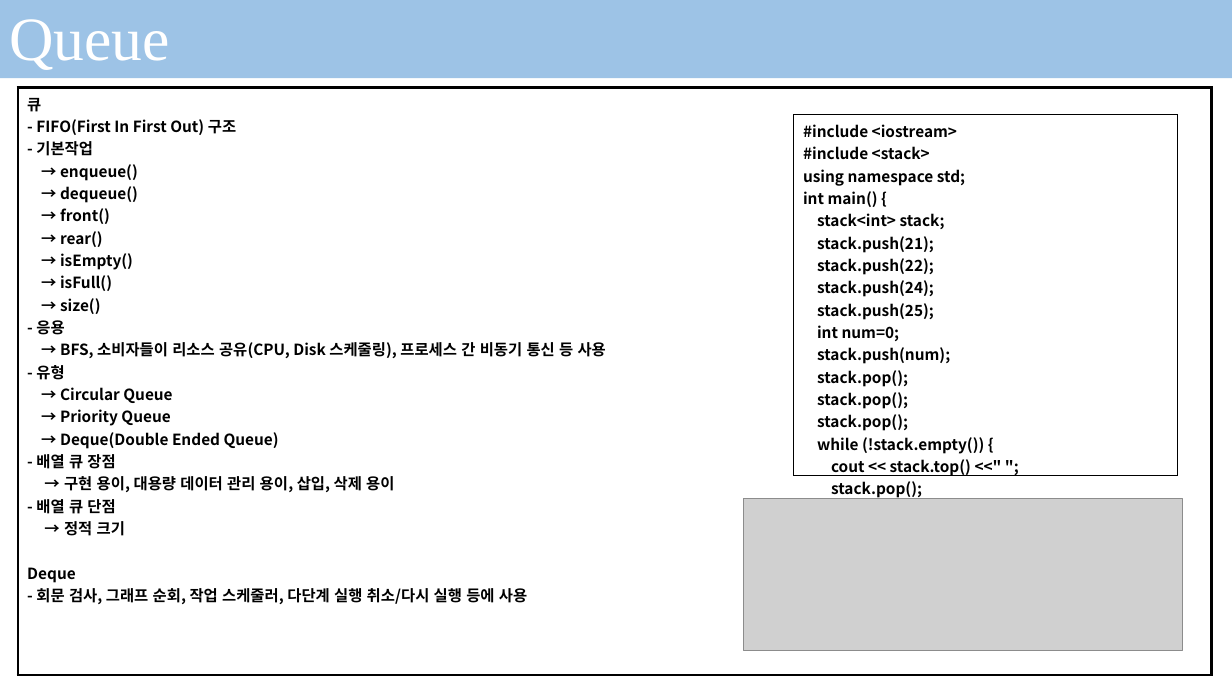
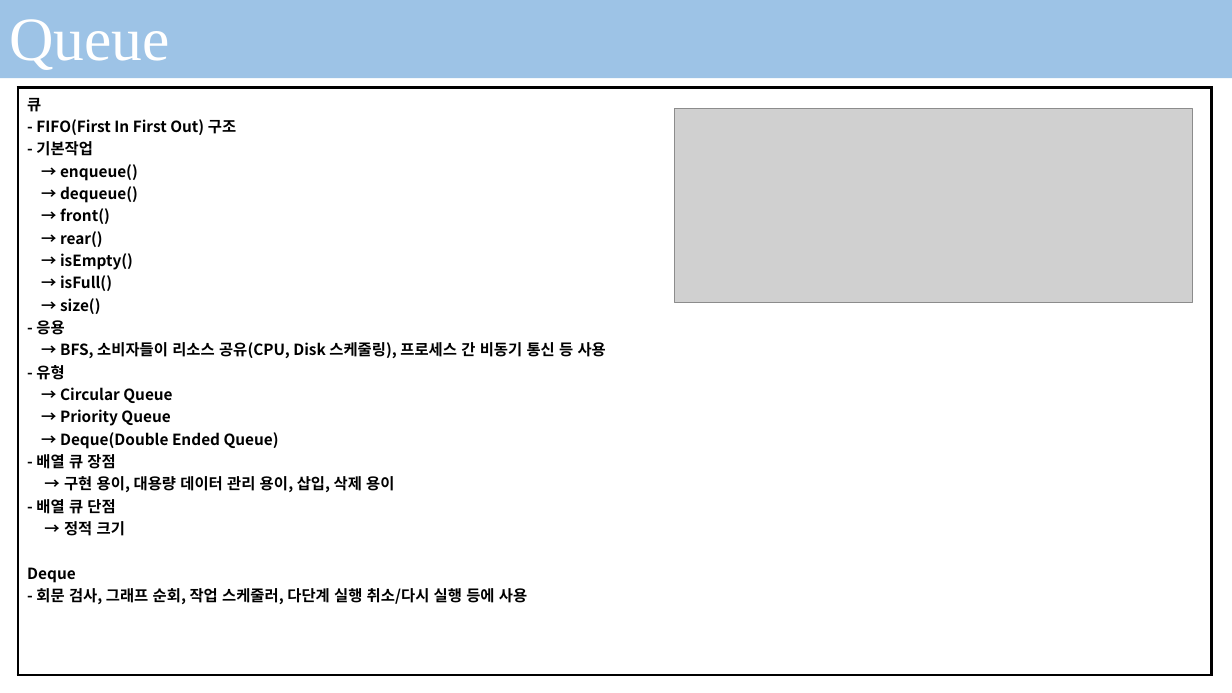
Before and after one commit to seonghokim/Study, a slide deck: slide 7 of Algorithm in c.pptx. Drawn at 1232x693 pixels with LibreOffice and Linux fonts; fonts in the diff are those of the drawing; grey boxes stand for pictures; background and template pictures are left out. Boxes give left, top, right and bottom in pixels: in the first picture for what was removed or moved away, otherwise in the second. Text is boxed around its words. In the diff, an @@ line names an element or a change of style, - is before the commit and + after.

```diff
--- a/Algorithm in c.pptx
+++ b/Algorithm in c.pptx
@@ picture added at box(675, 109, 1192, 302) @@
@@ table removed at box(794, 115, 1177, 503), 1 rows, 1 columns @@
-#include <iostream> / #include <stack> / using namespace std; / int main() { / stack<int> stack; / stack.push(21); / stack.push(22); / stack.push(24); / stack.push(25); / int num=0; / stack.push(num); / stack.pop(); / stack.pop(); / stack.pop(); / while (!stack.empty()) { / cout << stack.top() <<" "; / stack.pop(); / } / }
@@ picture removed at box(743, 499, 1182, 651) @@
```
Also in this commit, not shown: 1 other slide changed, 2 slides added, 1 other file.
